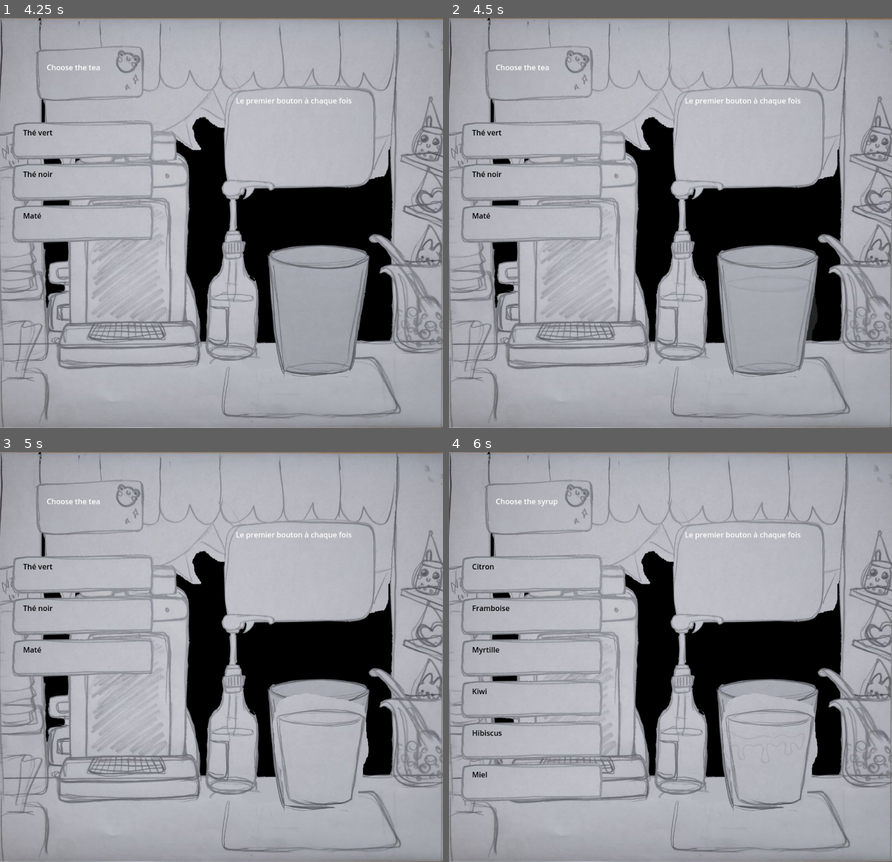
Above: before the commit, frames 1-4 (two rows, left to right).
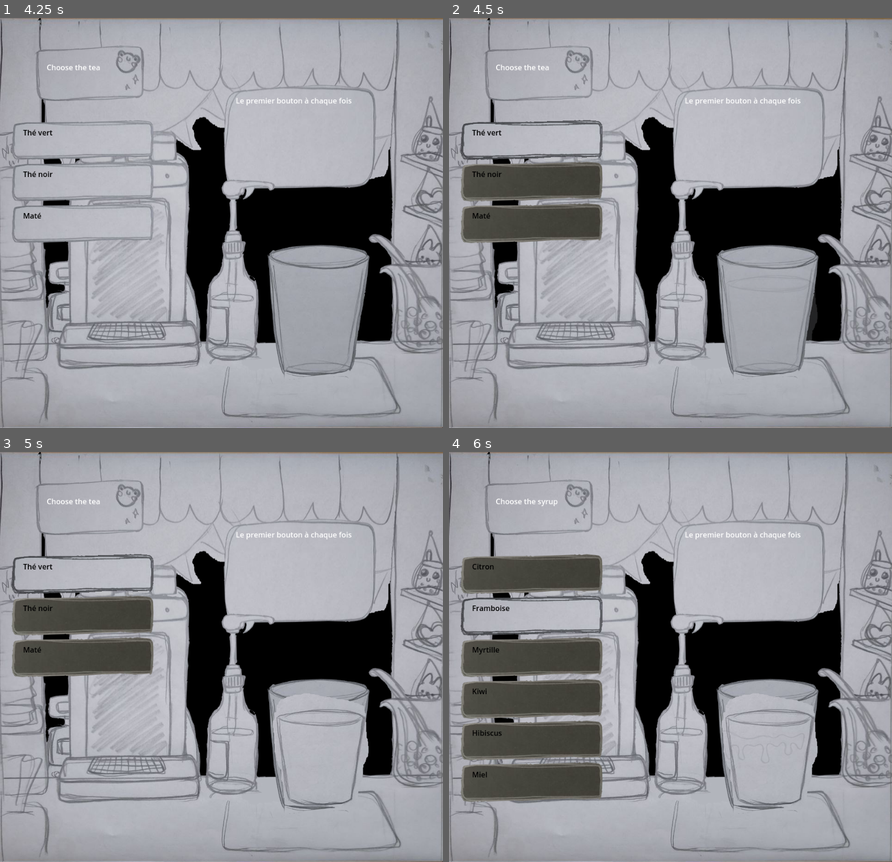
Above: after the commit, the same moments.

Repository: serrureriehurluberlesque/GGJ2025
Game: Godot game, scene res://scenes/tearoom.tscn
Same seed, same stepped clock (60 frames per second), same inputs: the game is played once before the commit and once after it. The engine's default icon, where the game draws it, is replaced by a stand-in: a white triangle on a blue panel in a dark square.
Inputs (mouse positions are in pixels of both pictures, inside the frame that each line leads up to):
- Up to frame 1 (4.25 s): click (221, 223) at 0.5 s; tap Enter at 3.5 s
- Up to frame 2 (4.5 s): click (542, 141) at 4.25 s
- Up to frame 3 (5 s): no input
- Up to frame 4 (6 s): click (542, 575) at 5.02 s; click (542, 616) at 5.77 s

Frame 1 is identical in both runs. In frame 2, 5.9% of the frame differs, in the area x 2-35%, y 24-55%; in frame 3, 5.9%; in frame 4, 14%, in the area x 2-35%, y 24-86%.

Commit message:
Add button effects

Diff:
--- a/scenes/composition/composition.gd
+++ b/scenes/composition/composition.gd
@@ -23,11 +23,8 @@
 	{"key": "pasteque", "title": "Black Tea", "descr": "Blabla black"},
 	{"key": "cerise", "title": "Maté", "descr": "Blabla maté"},
 	{"key": "fraise", "title": "Hibiscus", "descr": "Blabla"},
-	{"key": "litchi", "title": "Black Tea", "descr": "Blabla black"},
-	{"key": "ananas", "title": "Maté", "descr": "Blabla maté"},
-	{"key": "fraise", "title": "Hibiscus", "descr": "Blabla"},
-	{"key": "litchi", "title": "Black Tea", "descr": "Blabla black"},
-	{"key": "ananas", "title": "Maté", "descr": "Blabla maté"},
+	{"key": "litchi", "title": "Litchi", "descr": "Blabla black"},
+	{"key": "ananas", "title": "Ananas", "descr": "Blabla maté"},
 ]
 
 @onready var title: Label = %SectionTitle
@@ -90,7 +87,10 @@
 
 	# Disable choices
 	for n in %List.get_children():
-		n.disabled = true
+		if n.key != key:
+			n.disabled = true
+		else:
+			n.texture_normal = n.texture_hover
 
 func prepare_next() -> void:
 	if chosen_tea and chosen_syrup and chosen_bubble:
--- a/scenes/composition/icon_item_container.tscn
+++ b/scenes/composition/icon_item_container.tscn
@@ -1,6 +1,9 @@
-[gd_scene load_steps=5 format=3 uid="uid://dmujsrnw1l4lj"]
+[gd_scene load_steps=8 format=3 uid="uid://dmujsrnw1l4lj"]
 
 [ext_resource type="Script" path="res://scenes/composition/icon_item_container.gd" id="1_bpcd2"]
+[ext_resource type="Texture2D" uid="uid://dpw1n3gqjcmt7" path="res://assets/bouton_craft_2_pressed.png" id="2_7prok"]
+[ext_resource type="Texture2D" uid="uid://cpnh2joxosm2d" path="res://assets/bouton_craft_2_hover.png" id="2_elltq"]
+[ext_resource type="Texture2D" uid="uid://bb68no8bax3ek" path="res://assets/bouton_craft_2_disabled.png" id="3_6b5lp"]
 [ext_resource type="Texture2D" uid="uid://egfp342sfpk8" path="res://assets/bouton_craft_2.png" id="3_k861c"]
 
 [sub_resource type="SystemFont" id="SystemFont_6nnth"]
@@ -18,8 +21,12 @@
 anchor_bottom = 0.468997
 grow_horizontal = 2
 grow_vertical = 2
+mouse_default_cursor_shape = 2
 action_mode = 0
 texture_normal = ExtResource("3_k861c")
+texture_pressed = ExtResource("2_7prok")
+texture_hover = ExtResource("2_elltq")
+texture_disabled = ExtResource("3_6b5lp")
 script = ExtResource("1_bpcd2")
 metadata/_edit_use_anchors_ = true
 
Binary file added: assets/bouton_craft_2_disabled.png
Not shown, added: assets/bouton_craft_2_disabled.png.import
Binary file added: assets/bouton_craft_2_hover.png
Not shown, added: assets/bouton_craft_2_hover.png.import
Binary file added: assets/bouton_craft_2_pressed.png
Not shown, added: assets/bouton_craft_2_pressed.png.import
